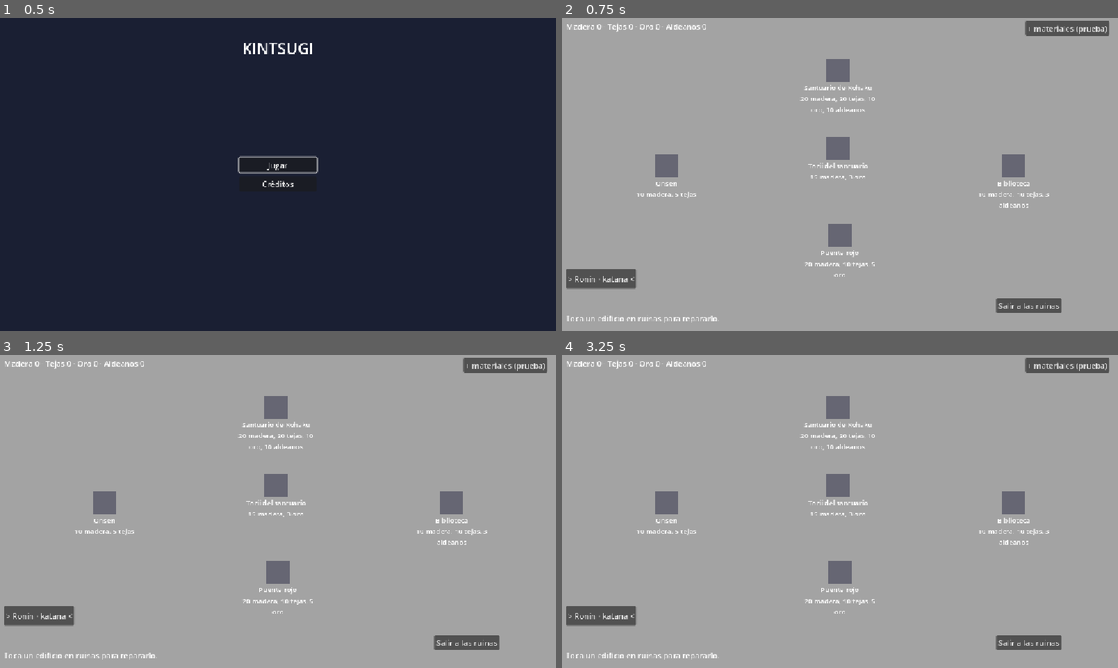
Above: before the commit, frames 1-4 (two rows, left to right).
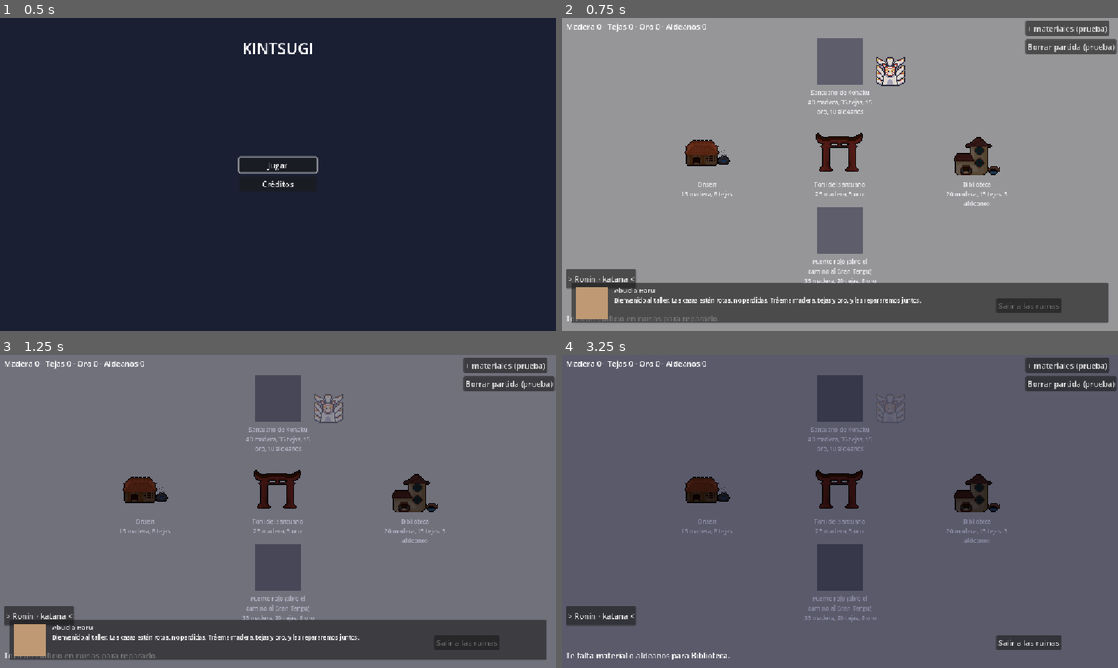
Above: after the commit, the same moments.

Repository: dotrashtrash-png/kintsugi
Game: Godot game, scene res://escenas/ui/MenuPrincipal.tscn
The game is run twice, just before and just after one commit, with the same random seed, the same clock (stepped at 60 frames per second) and the same inputs.
Inputs (mouse positions are in pixels of both pictures, inside the frame that each line leads up to):
- Up to frame 1 (0.5 s): no input
- Up to frame 2 (0.75 s): click "Jugar" at 0.5 s
- Up to frame 3 (1.25 s): no input
- Up to frame 4 (3.25 s): click "> Ronin · katana <" at 1.25 s; click (1073, 383) at 2 s, where only the run after the commit has a clickable "Borrar partida (prueba)"; tap Enter (ui_accept) at 2.75, 3.02 s; move the mouse to (962, 495) at 2.77 s; hold D (derecha) from 2.78 s (still down); click (962, 495) at 2.92 s

Frame 1 is identical in both runs. In frame 2, 19% of the frame differs, in the area x 1-100%, y 6-98%; in frame 3, 97%; in frame 4, 99%, in the area x 0-100%, y 0-100%.

Commit message:
autoguardado, textos de haru, borrar partida

Diff:
--- a/datos/edificios.gd
+++ b/datos/edificios.gd
@@ -1,9 +1,9 @@
 class_name Edificios
 
 const LISTA := {
-	"onsen": {"nombre": "Onsen", "costo": {"madera": 10, "tejas": 5}, "aldeanos": 0},
-	"torii": {"nombre": "Torii del santuario", "costo": {"madera": 15, "oro": 3}, "aldeanos": 0},
-	"biblioteca": {"nombre": "Biblioteca", "costo": {"madera": 10, "tejas": 10}, "aldeanos": 3},
-	"puente": {"nombre": "Puente rojo", "costo": {"madera": 20, "tejas": 10, "oro": 5}, "aldeanos": 0},
-	"santuario": {"nombre": "Santuario de Kohaku", "costo": {"madera": 20, "tejas": 20, "oro": 10}, "aldeanos": 10},
+	"onsen": {"nombre": "Onsen", "costo": {"madera": 15, "tejas": 8}, "aldeanos": 0},
+	"torii": {"nombre": "Torii del santuario", "costo": {"madera": 25, "oro": 5}, "aldeanos": 0},
+	"biblioteca": {"nombre": "Biblioteca", "costo": {"madera": 20, "tejas": 15}, "aldeanos": 3},
+	"puente": {"nombre": "Puente rojo (abre el camino al Gran Tengu)", "costo": {"madera": 35, "tejas": 20, "oro": 8}, "aldeanos": 0},
+	"santuario": {"nombre": "Santuario de Kohaku", "costo": {"madera": 40, "tejas": 35, "oro": 15}, "aldeanos": 10},
 }
--- /dev/null
+++ b/datos/textos.gd
@@ -0,0 +1,14 @@
+class_name Textos
+
+# Lo que dice la abuela Haru.
+const HARU := {
+	"inicio": "Bienvenido al taller. Las casas están rotas, no perdidas. Tráeme madera, tejas y oro, y las repararemos juntos.",
+	"volver_bien": "Volviste entero. Con lo que trajiste ya podemos seguir.",
+	"volver_mal": "Caíste, pero volviste. Eso es lo que importa. Las grietas también se reparan.",
+	"falta": "Todavía no alcanza. Sal otra vez: las ruinas guardan más de lo que parece.",
+	"onsen": "El agua caliente vuelve a correr. Saldrás con más fuerzas.",
+	"torii": "El torii brilla otra vez. La Miko, la sacerdotisa del santuario, quiere acompañarte.",
+	"biblioteca": "Los pergaminos se salvaron. El Onmyōji ya puede leer sus talismanes.",
+	"puente": "El puente rojo está en pie. La Kunoichi lo cruzó para ayudarte… y del otro lado baja el Gran Tengu. Ten cuidado.",
+	"santuario": "El santuario está completo. Enciende los faroles. Kohaku está despertando.",
+}
--- a/escenas/base/Aldea.gd
+++ b/escenas/base/Aldea.gd
@@ -1,6 +1,19 @@
 extends Node2D
 
 const RUTA_SALIR := "res://escenas/run/Run.tscn"
+const RUTA_FINAL := "res://escenas/base/Final.tscn"
+const RUTA_KOHAKU := "res://arte/yokais/kohaku.png" # si Matta la mueve a arte/aldea/, cambia esta ruta
+const COLOR_RUINAS := Color(0.55, 0.55, 0.65) # la aldea al empezar: gris azulado
+const TOTAL_EDIFICIOS := 5
+
+const NOMBRES_HEROES := {
+	"ronin": "Ronin · katana",
+	"miko": "Miko · campana",
+	"onmyoji": "Onmyōji · ofuda",
+	"kunoichi": "Kunoichi · kunai",
+}
+
+var ya_dijo_falta := false
 
 func _ready() -> void:
 	for edificio in $Edificios.get_children():
@@ -8,11 +21,37 @@
 	$UI/BotonSalir.pressed.connect(_on_salir)
 	$UI/BotonPrueba.pressed.connect(_on_prueba)
 	$UI/BotonPrueba.visible = OS.is_debug_build()
+	$UI/BotonBorrar.pressed.connect(_on_borrar)
+	$UI/BotonBorrar.visible = OS.is_debug_build()
 	Estado.cambio.connect(actualizar)
+	preparar_kohaku()
+	var saludo := elegir_saludo() # antes de mostrar_ultima_salida(), que la borra
 	actualizar()
 	mostrar_ultima_salida()
 	Audio.musica("aldea")
-	Audio.subir_capa(1 + Estado.edificios.size())
+	if saludo != "":
+		$Dialogo.mostrar(saludo)
+
+func _process(_delta: float) -> void:
+	# La cola de Kohaku se mueve: cambia de cuadro cada medio segundo
+	if $Kohaku.visible and $Kohaku.hframes > 1:
+		$Kohaku.frame = int(Time.get_ticks_msec() / 500.0) % $Kohaku.hframes
+
+func preparar_kohaku() -> void:
+	if ResourceLoader.exists(RUTA_KOHAKU):
+		var tex: Texture2D = load(RUTA_KOHAKU)
+		$Kohaku.texture = tex
+		# Cuenta los cuadros solos: ancho / alto (2 cuadros de 32x32 = 64x32)
+		$Kohaku.hframes = maxi(1, int(tex.get_width() / tex.get_height()))
+	else:
+		$Kohaku.visible = false
+
+func elegir_saludo() -> String:
+	var s: Dictionary = Estado.ultima_salida
+	if s.is_empty():
+		# Solo la primera vez que llega a la aldea
+		return Textos.HARU["inicio"] if Estado.salidas == 0 and Estado.edificios.is_empty() else ""
+	return Textos.HARU["volver_bien"] if s["sobrevivio"] else Textos.HARU["volver_mal"]
 
 func actualizar() -> void:
 	var m: Dictionary = Estado.materiales
@@ -20,6 +59,14 @@
 	for edificio in $Edificios.get_children():
 		edificio.actualizar()
 	actualizar_heroes()
+	actualizar_color()
+
+# Mas edificios reparados = mas color en la aldea y Kohaku mas visible
+func actualizar_color() -> void:
+	var avance := float(Estado.edificios.size()) / TOTAL_EDIFICIOS
+	create_tween().tween_property($Tinte, "color", COLOR_RUINAS.lerp(Color.WHITE, avance), 1.0)
+	var opacidad := 0.2 + 0.16 * Estado.edificios.size()
+	create_tween().tween_property($Kohaku, "modulate:a", opacidad, 1.0)
 
 func mostrar_ultima_salida() -> void:
 	var s: Dictionary = Estado.ultima_salida
@@ -32,26 +79,32 @@
 	Estado.ultima_salida = {}
 
 func _on_edificio_elegido(id: String) -> void:
+	if $Dialogo.visible:
+		return
 	var nombre: String = Edificios.LISTA[id]["nombre"]
 	if Estado.esta_reparado(id):
 		$UI/LabelMensaje.text = nombre + " ya está reparado."
 		return
 	if not Estado.reparar(id):
 		$UI/LabelMensaje.text = "Te falta material o aldeanos para " + nombre + "."
+		if not ya_dijo_falta:
+			ya_dijo_falta = true
+			$Dialogo.mostrar(Textos.HARU["falta"])
 		return
 	Audio.sfx("reparar")
-	Audio.subir_capa(1 + Estado.edificios.size())
+	for edificio in $Edificios.get_children():
+		if edificio.id == id:
+			edificio.celebrar()
 	$UI/LabelMensaje.text = "¡Reparaste " + nombre + " con oro!"
-	if id == "torii":
-		$UI/LabelMensaje.text += " La Miko se une."
-	elif id == "biblioteca":
-		$UI/LabelMensaje.text += " El Onmyōji se une."
-	elif id == "santuario":
-		$UI/LabelMensaje.text = "¡Kohaku despierta! (aquí irá el final)"
+	$Dialogo.mostrar(Textos.HARU[id])
+	if id == "santuario":
+		await $Dialogo.cerrado
+		get_tree().change_scene_to_file(RUTA_FINAL)
 
 func _on_salir() -> void:
 	get_tree().change_scene_to_file(RUTA_SALIR)
 
+# Solo para probar: da materiales sin jugar.
 func _on_prueba() -> void:
 	Estado.agregar("madera", 20)
 	Estado.agregar("tejas", 20)
@@ -59,12 +112,10 @@
 	Estado.aldeanos += 5
 	Estado.cambio.emit()
 
-const NOMBRES_HEROES := {
-	"ronin": "Ronin · katana",
-	"miko": "Miko · campana",
-	"onmyoji": "Onmyōji · ofuda",
-	"kunoichi": "Kunoichi · kunai",
-}
+# Solo para probar: borra todo y recarga la aldea.
+func _on_borrar() -> void:
+	Estado.reiniciar()
+	get_tree().reload_current_scene()
 
 func actualizar_heroes() -> void:
 	for hijo in $UI/Heroes.get_children():
@@ -80,4 +131,5 @@
 
 func _on_heroe_elegido(id: String) -> void:
 	Estado.heroe_elegido = id
+	Estado.guardar()
 	actualizar_heroes()
--- a/escenas/base/Aldea.tscn
+++ b/escenas/base/Aldea.tscn
@@ -1,6 +1,7 @@
 [gd_scene format=3 uid="uid://d1jjywxs00c1h"]
 
 [ext_resource type="Script" uid="uid://c3ptscv3df3gw" path="res://escenas/base/Aldea.gd" id="1_movyn"]
+[ext_resource type="PackedScene" uid="uid://2hy01rpuidop" path="res://escenas/ui/Dialogo.tscn" id="2_6avvw"]
 [ext_resource type="PackedScene" uid="uid://bj67h4t54cf1o" path="res://escenas/base/Edificio.tscn" id="2_lkqpu"]
 
 [node name="Aldea" type="Node2D" unique_id=1120546708]
@@ -11,25 +12,33 @@
 offset_bottom = 648.0
 color = Color(0.63920635, 0.63920635, 0.6392063, 1)
 
+[node name="Tinte" type="CanvasModulate" parent="." unique_id=503871058]
+
+[node name="Dialogo" parent="." unique_id=1220943999 instance=ExtResource("2_6avvw")]
+
+[node name="Kohaku" type="Sprite2D" parent="." unique_id=1629301481]
+position = Vector2(680, 110)
+scale = Vector2(2, 2)
+
 [node name="Edificios" type="Node2D" parent="." unique_id=934687619]
 
 [node name="Santuario" parent="Edificios" unique_id=685525046 instance=ExtResource("2_lkqpu")]
-position = Vector2(572, 108)
+position = Vector2(576, 90)
 id = "santuario"
 
 [node name="Torii" parent="Edificios" unique_id=759179646 instance=ExtResource("2_lkqpu")]
-position = Vector2(572, 270)
+position = Vector2(575, 280)
 id = "torii"
 
 [node name="Onsen" parent="Edificios" unique_id=1864807790 instance=ExtResource("2_lkqpu")]
-position = Vector2(216, 306)
+position = Vector2(300, 280)
 
 [node name="Biblioteca" parent="Edificios" unique_id=133562056 instance=ExtResource("2_lkqpu")]
-position = Vector2(936, 306)
+position = Vector2(860, 280)
 id = "biblioteca"
 
 [node name="Puente" parent="Edificios" unique_id=782062986 instance=ExtResource("2_lkqpu")]
-position = Vector2(576, 450)
+position = Vector2(576, 440)
 id = "puente"
 
 [node name="UI" type="CanvasLayer" parent="." unique_id=2122045962]
@@ -65,3 +74,10 @@
 offset_top = 520.0
 offset_right = 48.0
 offset_bottom = 560.0
+
+[node name="BotonBorrar" type="Button" parent="UI" unique_id=906589395]
+offset_left = 960.0
+offset_top = 44.0
+offset_right = 1149.0
+offset_bottom = 75.0
+text = "Borrar partida (prueba)"
--- a/escenas/base/Edificio.tscn
+++ b/escenas/base/Edificio.tscn
@@ -6,24 +6,30 @@
 script = ExtResource("1_rfeqr")
 
 [node name="Cuadro" type="ColorRect" parent="." unique_id=569693440]
-offset_left = -24.0
-offset_top = -24.0
-offset_right = 24.0
-offset_bottom = 24.0
+offset_left = -48.0
+offset_top = -48.0
+offset_right = 48.0
+offset_bottom = 48.0
+
+[node name="Dibujo" type="Sprite2D" parent="." unique_id=1490521750]
+scale = Vector2(2, 2)
+
+[node name="Vetas" type="Sprite2D" parent="." unique_id=2076702414]
+scale = Vector2(2, 2)
 
 [node name="Nombre" type="Label" parent="." unique_id=132172186]
 custom_minimum_size = Vector2(160, 0)
 offset_left = -80.0
-offset_top = 26.0
+offset_top = 56.0
 offset_right = 80.0
-offset_bottom = 56.0
-theme_override_font_sizes/font_size = 14
+offset_bottom = 96.0
+theme_override_font_sizes/font_size = 12
 horizontal_alignment = 1
 autowrap_mode = 2
 
 [node name="Boton" type="Button" parent="." unique_id=1774490671]
-offset_left = -24.0
-offset_top = -24.0
-offset_right = 24.0
-offset_bottom = 24.0
+offset_left = -48.0
+offset_top = -48.0
+offset_right = 48.0
+offset_bottom = 48.0
 flat = true
--- a/escenas/base/edificio.gd
+++ b/escenas/base/edificio.gd
@@ -4,21 +4,35 @@
 
 @export var id := "onsen"
 
-const COLOR_RUINA := Color(0.4, 0.4, 0.45)
-const COLOR_REPARADO := Color(1.0, 0.8, 0.35)
+const COLOR_RUINA := Color(0.45, 0.45, 0.5)
+const RUTA_DIBUJO := "res://arte/aldea/%s.png"
+const RUTA_VETAS := "res://arte/aldea/vetas_oro.png"
+
+var escala_base := Vector2.ONE
 
 func _ready() -> void:
+	escala_base = scale
 	$Boton.pressed.connect(_on_boton_pressed)
+	var ruta := RUTA_DIBUJO % id
+	if ResourceLoader.exists(ruta):
+		$Dibujo.texture = load(ruta)
+		$Cuadro.visible = false
+	if ResourceLoader.exists(RUTA_VETAS):
+		$Vetas.texture = load(RUTA_VETAS)
 	actualizar()
 
 func actualizar() -> void:
 	var datos: Dictionary = Edificios.LISTA[id]
-	if Estado.esta_reparado(id):
-		$Cuadro.color = COLOR_REPARADO
+	var reparado := Estado.esta_reparado(id)
+	$Dibujo.modulate = Color.WHITE if reparado else COLOR_RUINA
+	$Vetas.visible = reparado
+	$Cuadro.color = Color(1.0, 0.8, 0.35) if reparado else Color(0.4, 0.4, 0.45)
+	if reparado:
 		$Nombre.text = datos["nombre"]
+		$Nombre.modulate = Color.WHITE
 	else:
-		$Cuadro.color = COLOR_RUINA
 		$Nombre.text = datos["nombre"] + "\n" + texto_costo()
+		$Nombre.modulate = Color(1, 0.85, 0.4) if Estado.puede_reparar(id) else Color.WHITE
 
 func texto_costo() -> String:
 	var datos: Dictionary = Edificios.LISTA[id]
@@ -29,5 +43,12 @@
 		partes.append("%d aldeanos" % datos["aldeanos"])
 	return ", ".join(partes)
 
+func celebrar() -> void:
+	var t := create_tween()
+	t.tween_property(self, "scale", escala_base * 1.15, 0.12)
+	t.tween_property(self, "scale", escala_base, 0.25)
+	$Vetas.modulate = Color(2.5, 2.2, 1.2)
+	create_tween().tween_property($Vetas, "modulate", Color.WHITE, 0.8)
+
 func _on_boton_pressed() -> void:
 	elegido.emit(id)
--- a/escenas/pruebas/juancadavid/PruebaEstado.gd
+++ b/escenas/pruebas/juancadavid/PruebaEstado.gd
@@ -1,10 +1,14 @@
 extends Node
 
 func _ready() -> void:
-	print("Inicio: ", Estado.materiales)
-	Estado.recibir_botin({"madera": 12, "tejas": 6, "oro": 0}, 1, true)
-	print("Despues: ", Estado.materiales, " aldeanos: ", Estado.aldeanos)
-	print("Puedo reparar onsen? ", Estado.puede_reparar("onsen")) # true
-	print("Reparar onsen: ", Estado.reparar("onsen")) # true
-	print("Quedan: ", Estado.materiales, " bono: ", Estado.bono_vida())
-	print("Puedo reparar torii? ", Estado.puede_reparar("torii")) # false
+	Estado.reiniciar()
+	Estado.recibir_botin({"madera": 20, "tejas": 10, "oro": 0}, 1, true)
+	Estado.reparar("onsen")
+	print("Guardado: ", Estado.materiales, " edificios ", Estado.edificios)
+	Estado.materiales = {"madera": 0, "tejas": 0, "oro": 0}
+	Estado.edificios.clear()
+	Estado.cargar()
+	print("Cargado: ", Estado.materiales, " edificios ", Estado.edificios)
+	print("Tiene partida: ", Estado.tiene_partida())
+	Estado.reiniciar()
+	print("Despues de reiniciar: ", Estado.tiene_partida())
--- a/scripts/autoload/Estado.gd
+++ b/scripts/autoload/Estado.gd
@@ -1,6 +1,8 @@
 extends Node
 
 signal cambio
+
+const ARCHIVO := "user://kintsugi.cfg"
 
 var materiales := {"madera": 0, "tejas": 0, "oro": 0}
 var aldeanos := 0
@@ -8,6 +10,11 @@
 var heroes_desbloqueados: Array[String] = ["ronin"]
 var heroe_elegido := "ronin"
 var ultima_salida := {}
+var vio_intro := false
+var salidas := 0
+
+func _ready() -> void:
+	cargar()
 
 func agregar(tipo: String, cantidad: int) -> void:
 	materiales[tipo] += cantidad
@@ -31,7 +38,9 @@
 	for tipo in botin:
 		materiales[tipo] += botin[tipo]
 	aldeanos += aldeanos_rescatados
+	salidas += 1
 	ultima_salida = {"botin": botin, "aldeanos": aldeanos_rescatados, "sobrevivio": sobrevivio}
+	guardar()
 	cambio.emit()
 
 func esta_reparado(id: String) -> bool:
@@ -51,6 +60,7 @@
 	pagar(Edificios.LISTA[id]["costo"])
 	edificios.append(id)
 	aplicar_efecto(id)
+	guardar()
 	cambio.emit()
 	return true
 
@@ -60,6 +70,8 @@
 			desbloquear_heroe("miko")
 		"biblioteca":
 			desbloquear_heroe("onmyoji")
+		"puente":
+			desbloquear_heroe("kunoichi")
 
 func desbloquear_heroe(id: String) -> void:
 	if not heroes_desbloqueados.has(id):
@@ -67,3 +79,41 @@
 
 func bono_vida() -> float:
 	return 0.2 if esta_reparado("onsen") else 0.0
+
+func tiene_partida() -> bool:
+	return salidas > 0 or not edificios.is_empty()
+
+func guardar() -> void:
+	var archivo := ConfigFile.new()
+	archivo.set_value("progreso", "materiales", materiales)
+	archivo.set_value("progreso", "aldeanos", aldeanos)
+	archivo.set_value("progreso", "edificios", edificios)
+	archivo.set_value("progreso", "heroes", heroes_desbloqueados)
+	archivo.set_value("progreso", "heroe_elegido", heroe_elegido)
+	archivo.set_value("progreso", "vio_intro", vio_intro)
+	archivo.set_value("progreso", "salidas", salidas)
+	archivo.save(ARCHIVO)
+
+func cargar() -> void:
+	var archivo := ConfigFile.new()
+	if archivo.load(ARCHIVO) != OK:
+		return
+	materiales = archivo.get_value("progreso", "materiales", materiales)
+	aldeanos = archivo.get_value("progreso", "aldeanos", 0)
+	edificios.assign(archivo.get_value("progreso", "edificios", []))
+	heroes_desbloqueados.assign(archivo.get_value("progreso", "heroes", ["ronin"]))
+	heroe_elegido = archivo.get_value("progreso", "heroe_elegido", "ronin")
+	vio_intro = archivo.get_value("progreso", "vio_intro", false)
+	salidas = archivo.get_value("progreso", "salidas", 0)
+
+func reiniciar() -> void:
+	materiales = {"madera": 0, "tejas": 0, "oro": 0}
+	aldeanos = 0
+	edificios.clear()
+	heroes_desbloqueados.assign(["ronin"])
+	heroe_elegido = "ronin"
+	ultima_salida = {}
+	vio_intro = false
+	salidas = 0
+	guardar()
+	cambio.emit()
Not shown, added: arte/aldea/aldeano.png.import
Not shown, added: arte/aldea/biblioteca.png.import
Not shown, added: arte/aldea/onsen.png.import
Not shown, added: arte/aldea/torii.png.import
Not shown, added: arte/heroes/kunoichi.png.import
Not shown, added: arte/heroes/miko.png.import
Not shown, added: datos/textos.gd.uid
